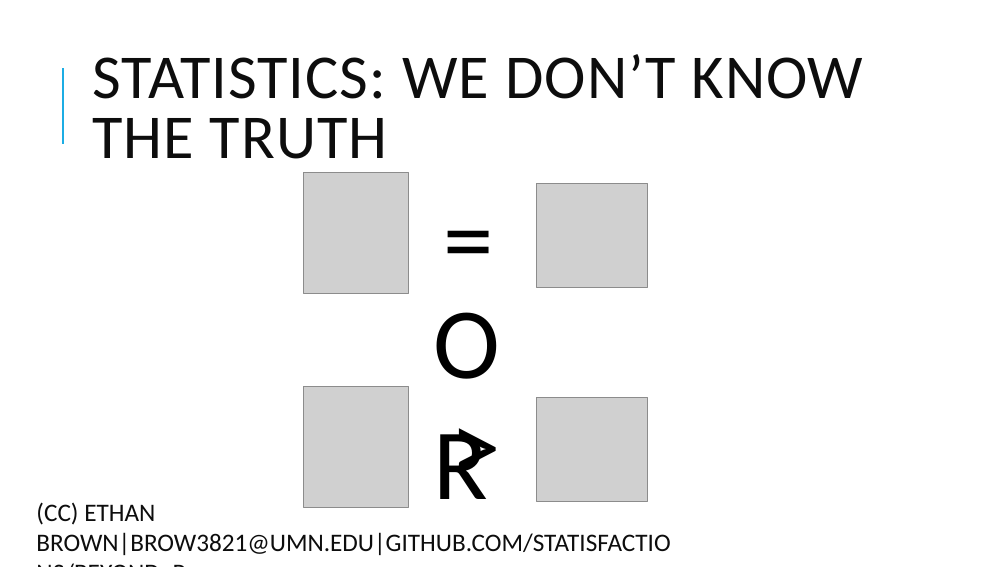
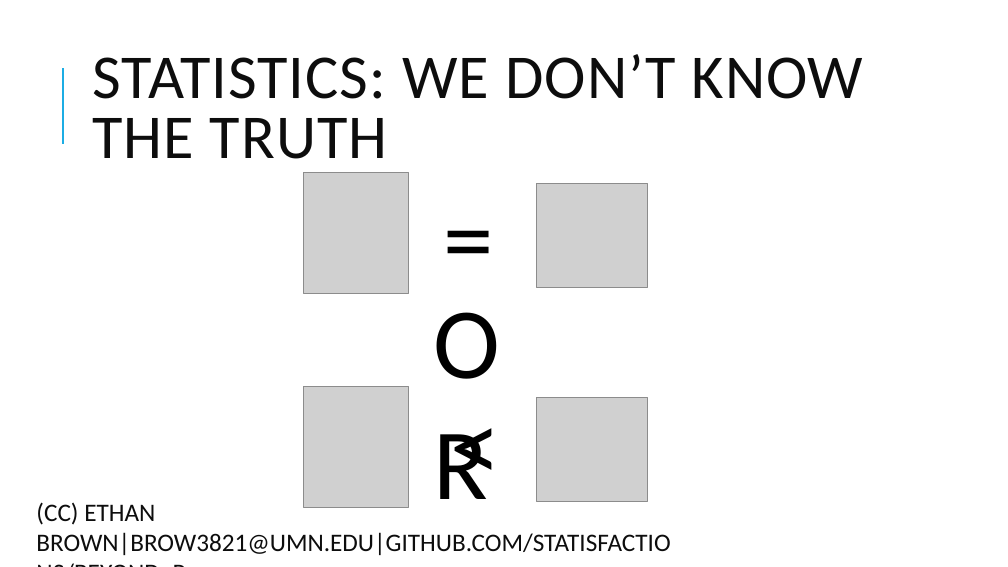
Before and after one commit to statisfactions/beyond_p, a slide deck: slide 7 of Beyond the P-Value.pptx. Drawn at 1008x567 pixels with LibreOffice and Linux fonts; fonts in the diff are those of the drawing; grey boxes stand for pictures. Boxes give left, top, right and bottom in pixels: in the first picture for what was removed or moved away, otherwise in the second. Text is boxed around its words. In the diff, an @@ line names an element or a change of style, - is before the commit and + after.

```diff
--- a/Beyond the P-Value.pptx
+++ b/Beyond the P-Value.pptx
@@ text at (x1=443, y1=377, x2=516, y2=507): text changed @@
->
+<
```
Also in this commit, not shown: 2 other slides changed, 5 other files.
